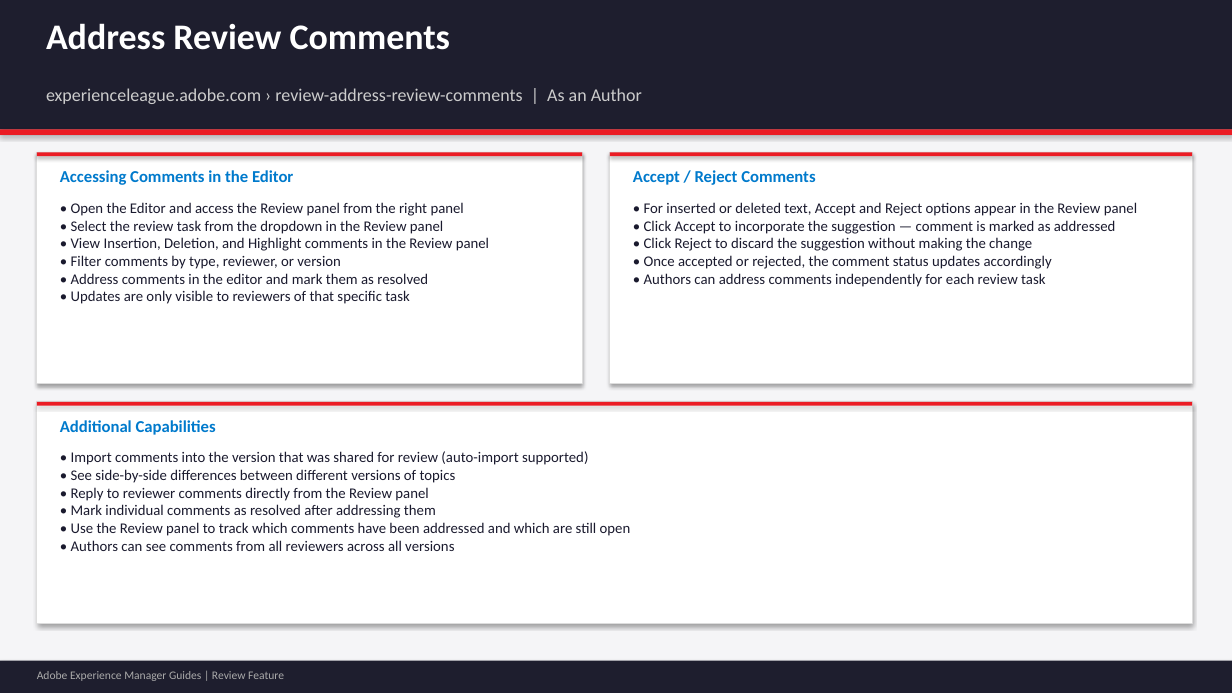
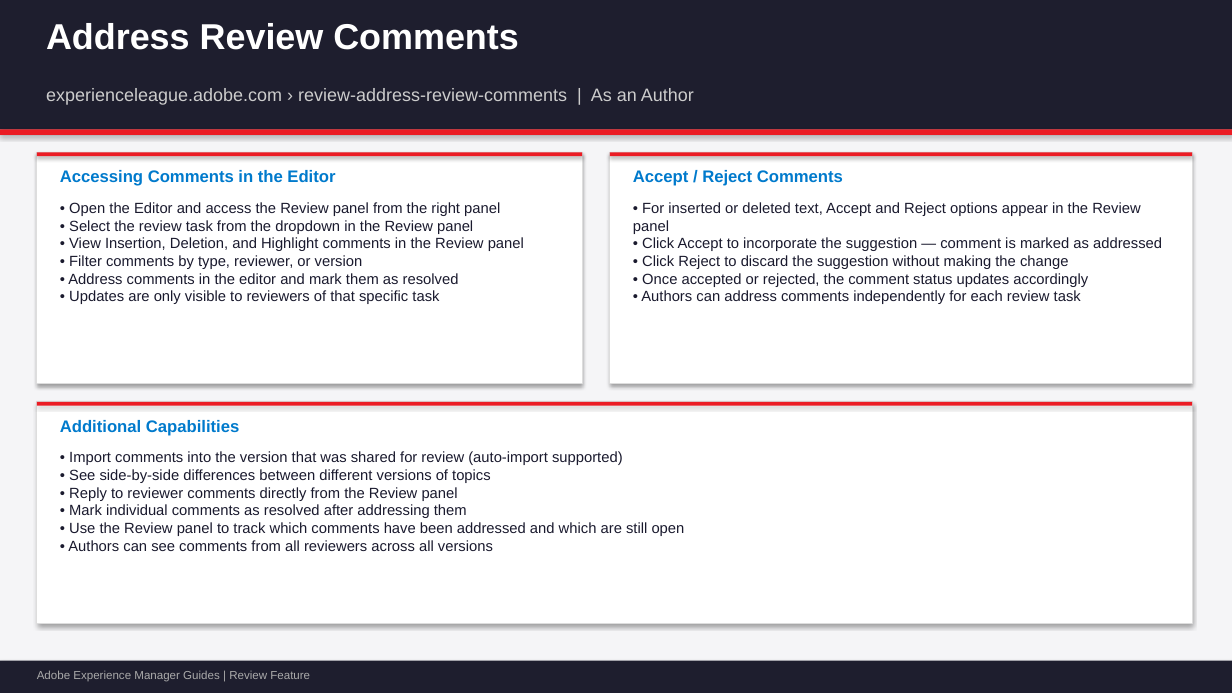
Before and after one commit to arindam-chakravorty/ppt, a slide deck: slide 9 of AEM_Guides_Review_Feature.pptx. Drawn at 1232x693 pixels with LibreOffice and Linux fonts; fonts in the diff are those of the drawing. Boxes give left, top, right and bottom in pixels: in the first picture for what was removed or moved away, otherwise in the second. Text is boxed around its words. In the diff, an @@ line names an element or a change of style, - is before the commit and + after.

```diff
--- a/AEM_Guides_Review_Feature.pptx
+++ b/AEM_Guides_Review_Feature.pptx
@@ font Calibri to Arial in 9 elements at (46,23,519,50), (46,88,694,105), (60,170,335,186), (68,202,524,304), (633,170,843,186), (633,202,1162,304), (60,420,239,436), (68,451,685,551), (37,670,310,682) @@
```
Also in this commit, not shown: 14 other slides changed, 1 other file.
